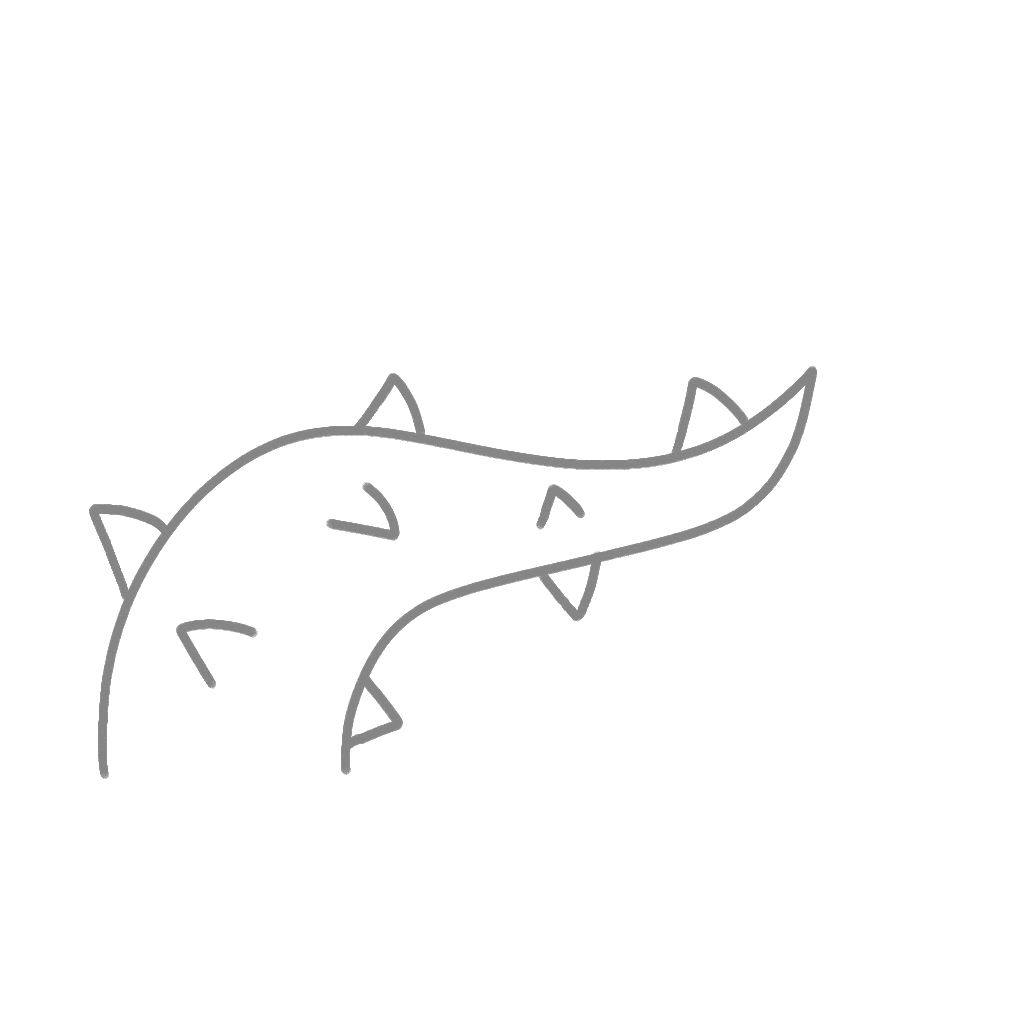
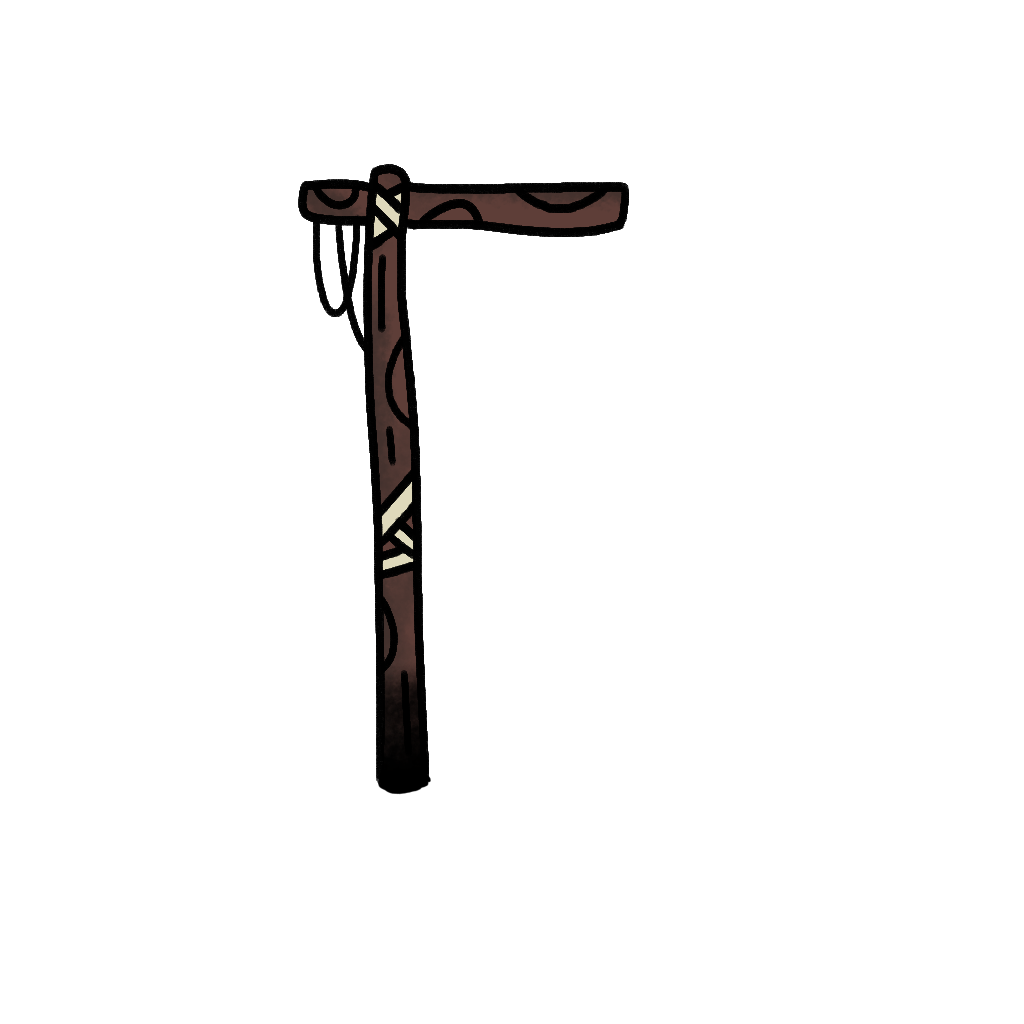
Layers edited between the first and the second 1024px x 1024px image:
hid "Paint Layer 9", painted on it over [89, 320, 817, 795]
added group "Agrupar 15" with 2 layers above "Paint Layer 4" over [256, 164, 817, 795]
showed "Paint Layer 5", opacity 55% → 100%, moved it into group "Agrupar 15", painted on it over [256, 164, 817, 795]
added layer "Capa de pintura 14" in group "Agrupar 15" over [256, 164, 704, 795]
